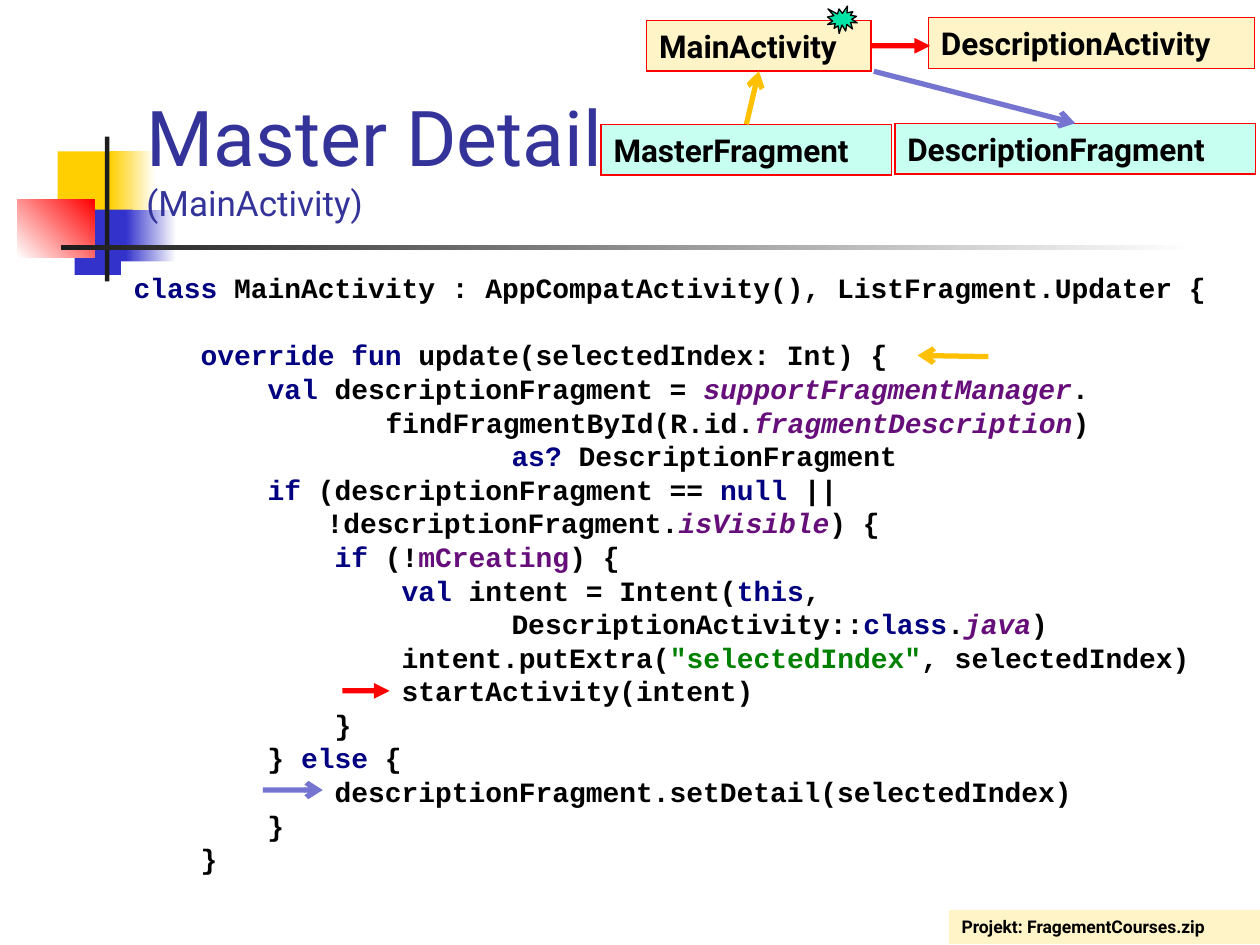
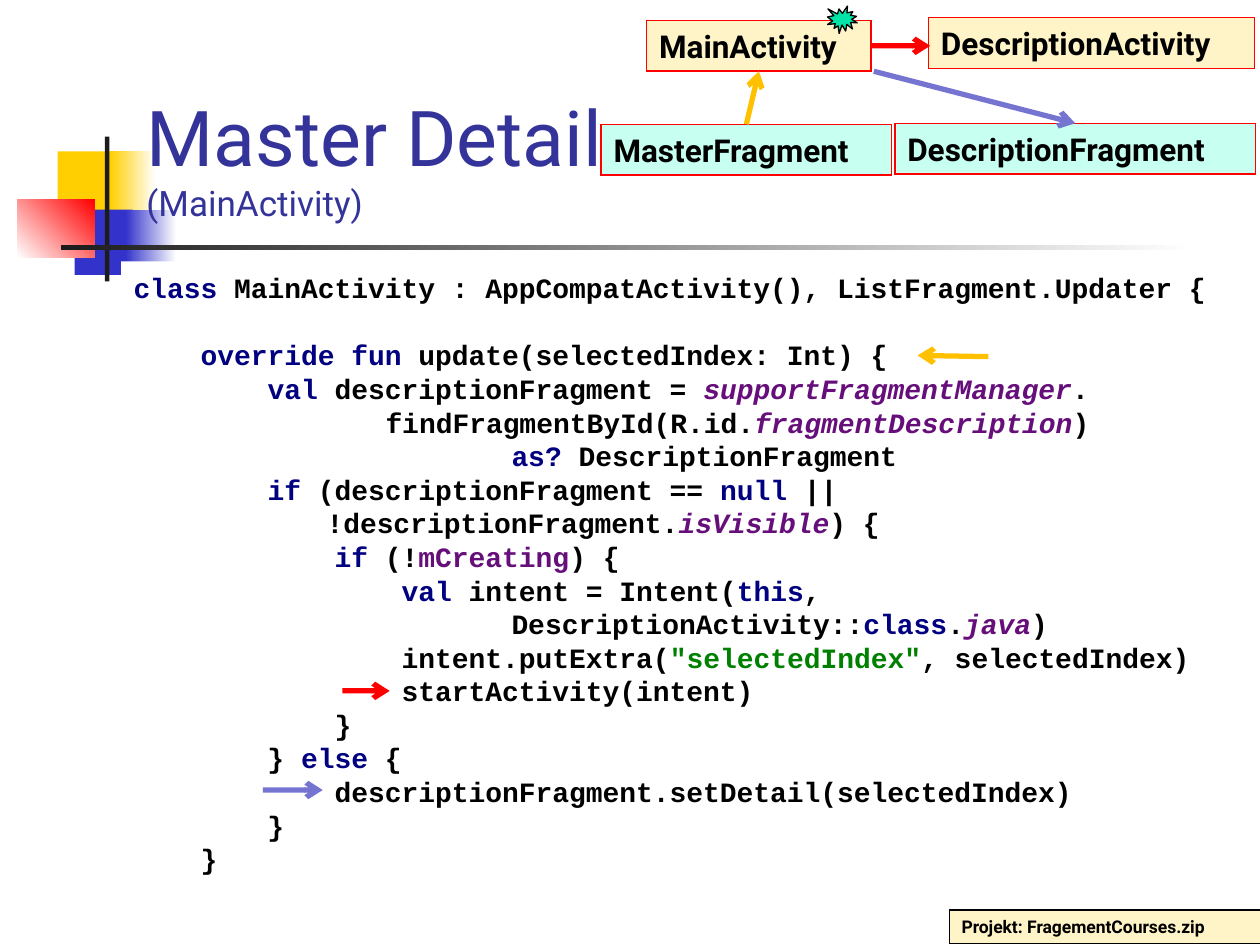
Before and after one commit to vmandro/Prednasky, a slide deck: slide 36 of 06/06_Android.ppt. Drawn at 1260x945 pixels with LibreOffice and Linux fonts; fonts in the diff are those of the drawing. Boxes give left, top, right and bottom in pixels: in the first picture for what was removed or moved away, otherwise in the second. Text is boxed around its words. In the diff, an @@ line names an element or a change of style, - is before the commit and + after.

```diff
--- a/06/06_Android.ppt
+++ b/06/06_Android.ppt
@@ rectangle "Projekt: FragementCourses.zip" at <box>949,910,1260,944</box>: outline none to #000000 0.74 pt @@
```
Also in this commit, not shown: 43 other slides changed, 2 other files.
